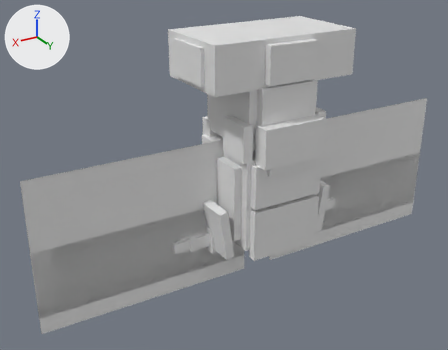
A saved change to the OBJ model src/main/resources/assets/sciencenotleisure/models/armor/celestweave_conduit.obj.
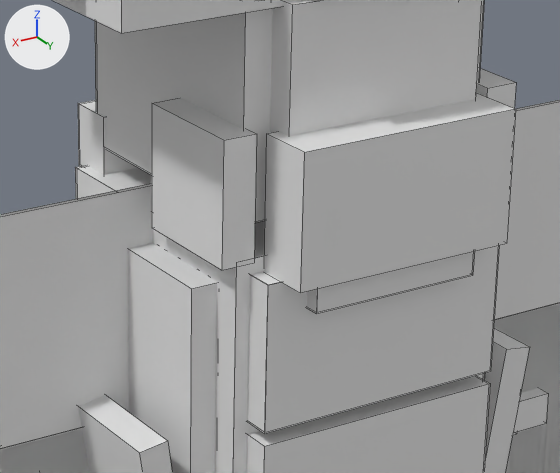
Old and new are each drawn whole from a 50 mm camera at (19.7, 28.7, 18.2) aimed at (2.2, -0.5, 3.6) and again close up on the part from 40% to 76% of the width and 25% to 63% of the height. Every picture has the same lights, and +X, +Y and +Z are marked at upper left. The older version's two pictures come first. The close-ups show mesh edges as thin lines. Where no turn or scale is listed for an object, it has been applied to the vertices. Vertices at exactly the same position are counted once.

The scene before the commit, as lines of its bpy script (objects in view):
```python
me_celestweave_conduit = bpy.data.meshes.new('celestweave_conduit')
me_celestweave_conduit.from_pydata(...)  # 404 vertices, 301 faces; spans x -14.0..14.0, y -2.8..3.5, z -3.0..12.0
ob_celestweave_conduit = bpy.data.objects.new('celestweave_conduit', me_celestweave_conduit)
ob_celestweave_conduit.location = (0.0, 0.0, 0.0)
```
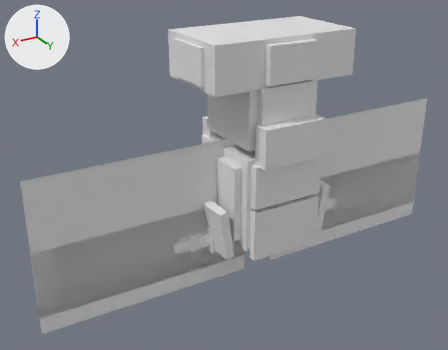
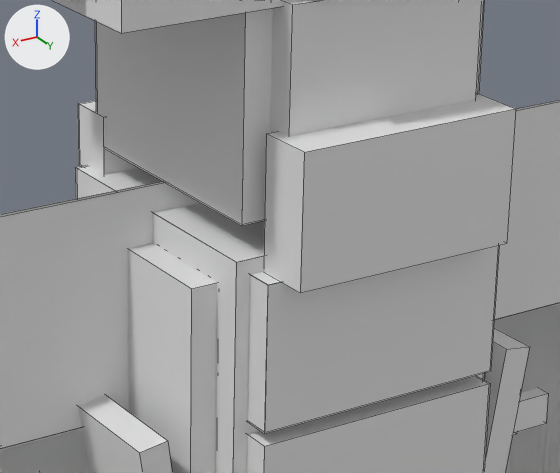
Boxes [x1, y1, x2, y2] around the edits, measured in the close-ups (560 x 473 px):
part 1 of me_celestweave_conduit, deleted
    before: [152, 68, 516, 314]

The change, as a diff of the scene's bpy script:
```diff
--- a/src/main/resources/assets/sciencenotleisure/models/armor/celestweave_conduit.obj.py
+++ b/src/main/resources/assets/sciencenotleisure/models/armor/celestweave_conduit.obj.py
@@ me_celestweave_conduit @@
 # used by ob_celestweave_conduit; location = (0.0, 0.0, 0.0)
-me_celestweave_conduit.from_pydata(...)  # 404 vertices, 301 faces; spans x -14.0..14.0, y -2.8..3.5, z -3.0..12.0
+me_celestweave_conduit.from_pydata(...)  # 356 vertices, 265 faces; spans x -14.0..14.0, y -2.8..3.5, z -3.0..12.0
+# me_celestweave_conduit part 1: 6 loose pieces with 48 vertices, spanning x -2.8..2.8, y 0.5..3.3, z 4.7..7.5, are deleted
```
